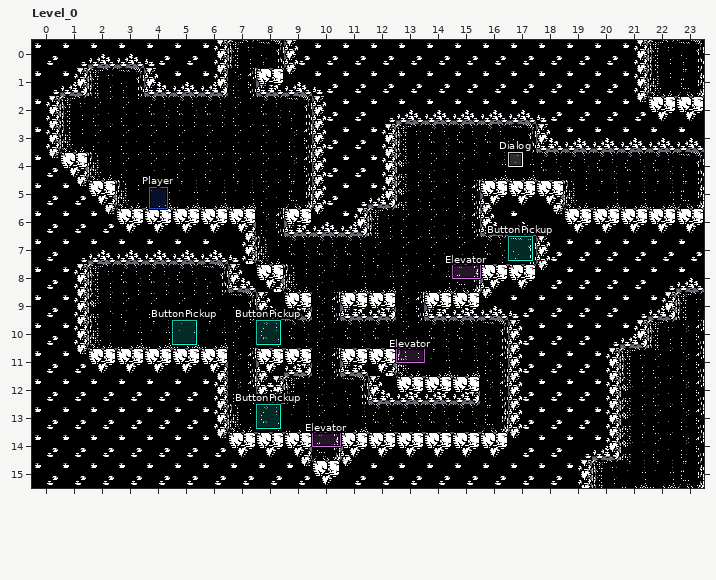
Two states of a LDtk project, src/assets/levels/Franch.ldtk. Above: the version before the commit.
Cells are 32x32 px. Shown: Level_0 x 0..23, y 0..15.
And afterwards:
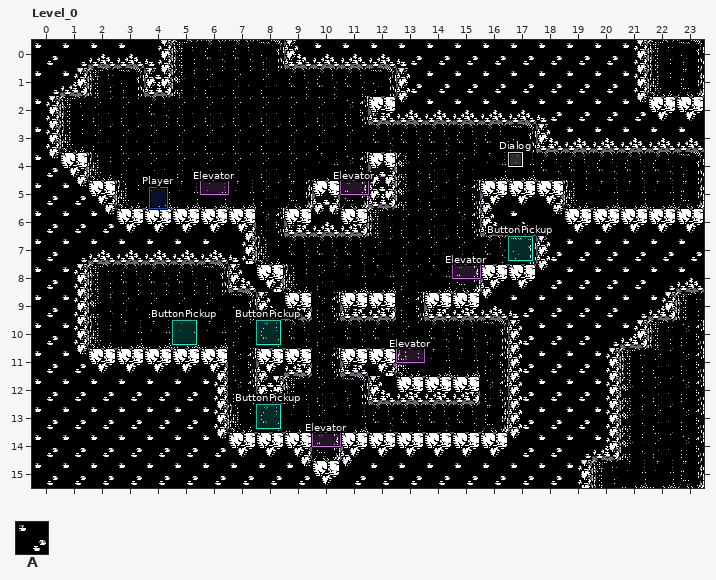
Key: from "Level": A 1.
_ is an empty cell, . an unchanged one.
Objects are placed by their top-left corner, in cells (3,4 is the top-left corner of cell 3,4); size is 1x1 cell unless given.
The author wrote: Maxime/elevator tile position adjustment (#12) * removed test.ldtk
Change:
--- layer "Level"
@@ x 5..12 @@
- 0 AA......
- 1 AA.AAAAA
- 2 .....AA.
- 3 .....AAA
- 4 .....AA.
- 5 ......A.
+ 0 __......
+ 1 __._____
+ 2 .....__.
+ 3 .....___
+ 4 .....__.
+ 5 ......_.
--- layer "Entities"
+"Elevator" rectangle at 6,5 size 1x0.5
+"Elevator" rectangle at 11,5 size 1x0.5
